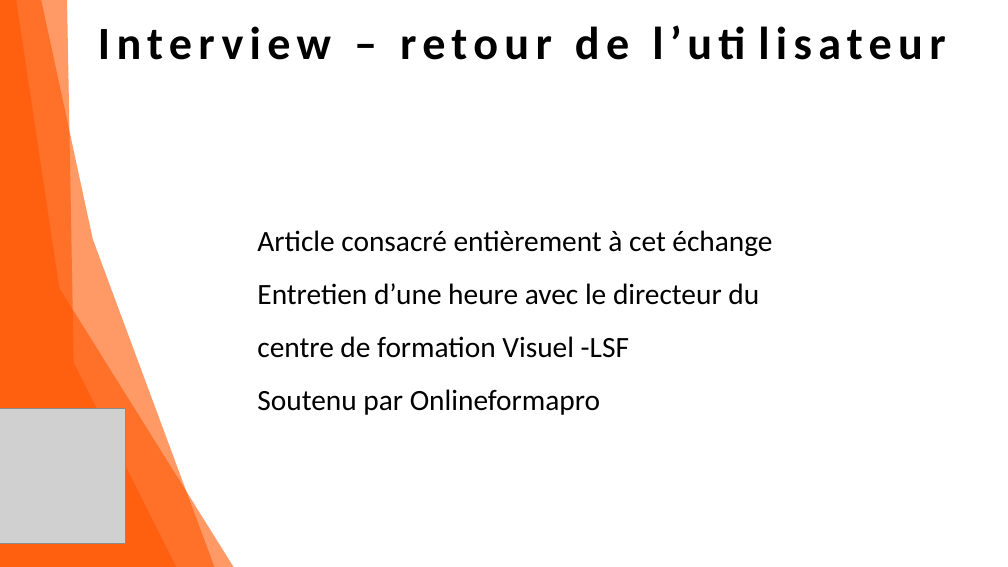
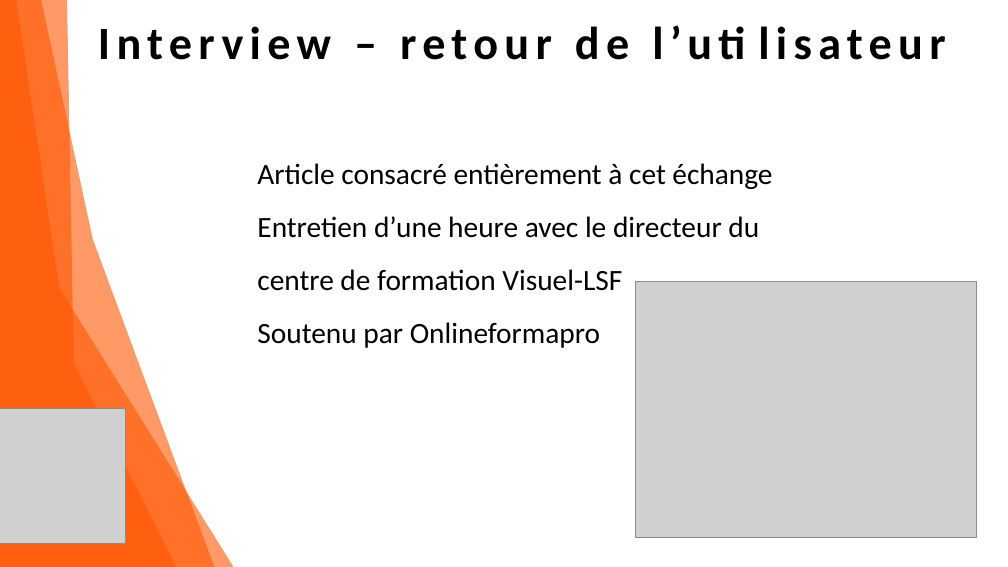
Before and after one commit to Fire-Owl/a11e-accessibilite, a slide deck: slide 13 of dossier-conception/dossier-conception-a11e-v2.pptx. Drawn at 1008x567 pixels with LibreOffice and Linux fonts; fonts in the diff are those of the drawing; grey boxes stand for pictures. Boxes give left, top, right and bottom in pixels: in the first picture for what was removed or moved away, otherwise in the second. Text is boxed around its words. In the diff, an @@ line names an element or a change of style, - is before the commit and + after.

```diff
--- a/dossier-conception/dossier-conception-a11e-v2.pptx
+++ b/dossier-conception/dossier-conception-a11e-v2.pptx
@@ text "Article consacré entièrement à cet ...": place and size @@
-text "Article consacré entièrement à cet ..." at (257, 230, 772, 415)
+text "Article consacré entièrement à cet ..." at (257, 163, 772, 348)
@@ text at (257, 216, 759, 291): spaces changed @@
-Entretien d’une heure avec le directeur du centre de formation Visuel -LSF
+Entretien d’une heure avec le directeur du centre de formation Visuel-LSF
@@ picture added at (636, 282, 977, 538) @@
```
Also in this commit, not shown: 2 other slides changed, 5 other files.
